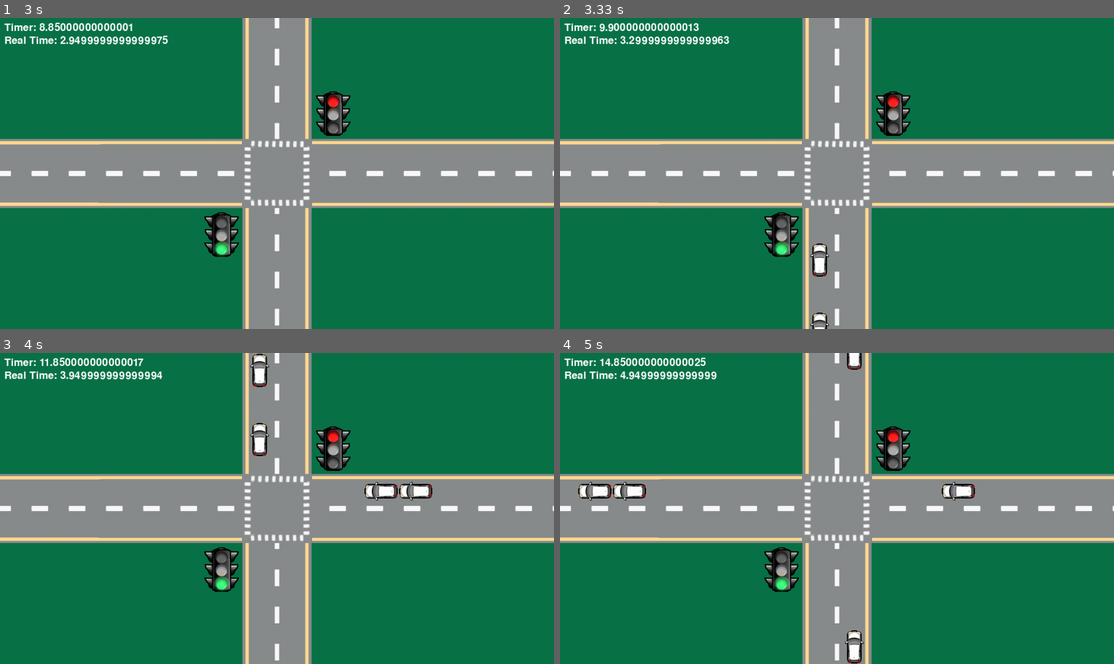
Above: before the commit, frames 1-4 (two rows, left to right).
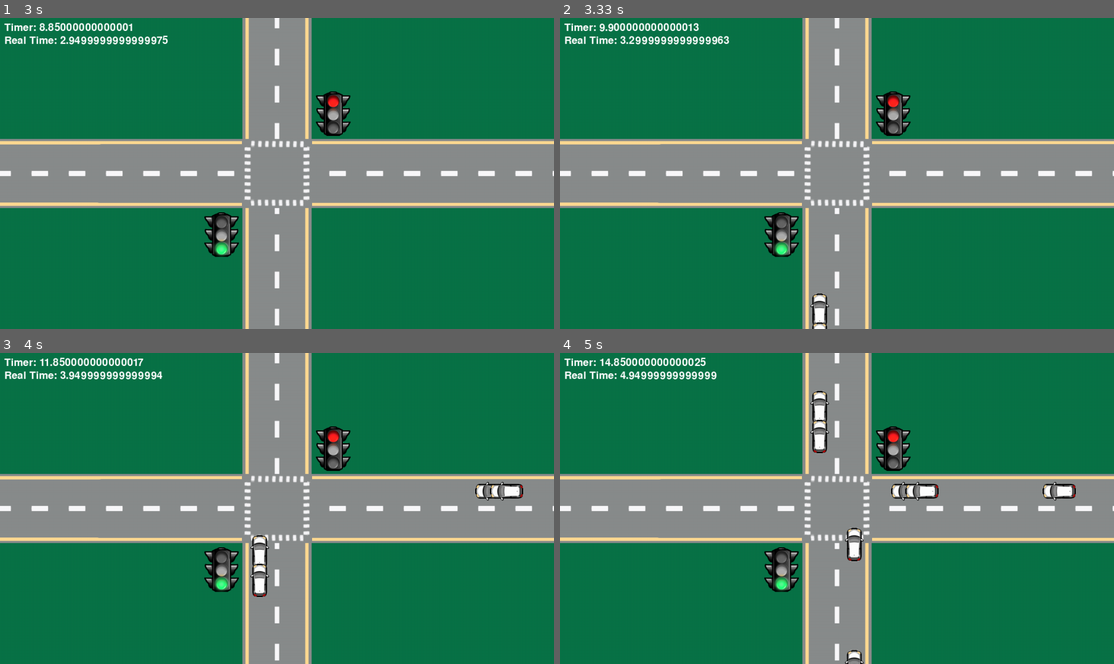
Above: after the commit, the same moments.

Repository: IChaudhry892/csce-4430-project
Game: pygame game, started from pygame-traffic-test/main.py
The game is run twice, just before and just after one commit, with the same random seed, the same clock (stepped at 60 frames per second) and the same inputs.
Inputs:
- Up to frame 1 (3 s): no input
- Up to frame 2 (3.33 s): no input
- Up to frame 3 (4 s): no input
- Up to frame 4 (5 s): no input

Frame 1 is identical in both runs. In frame 2, 0.5% of the frame differs, in the area x 45-49%, y 72-100%; in frame 3, 1.8%; in frame 4, 2.5%, in the area x 3-94%, y 0-100%.

Commit message:
Update Scenario.py, ScenarioHandler.py, SimulationConfig.py, and Vehicle.py
Update Scenario, ScenarioHandler, SimulationConfig, and Vehicle to correctly convert 40 km/h to ~16.66 px/frame and add 1 m = 10 px scale constant.

Diff:
--- a/pygame-traffic-test/SimulationToolbox/Scenario.py
+++ b/pygame-traffic-test/SimulationToolbox/Scenario.py
@@ -26,10 +26,10 @@
         lane_id = random.choice(["left_lane", "right_lane"])
         if road_id == "vertical_road":
             img = self.images['car_north']
-            self.addComponent(Vehicle(SimulationGraphicConfig.VEHICLE_HEIGHT, SimulationGraphicConfig.VEHICLE_WIDTH, SimulationConfig.VEHICLE_VELOCITY, img, road_id, lane_id))
+            self.addComponent(Vehicle(SimulationGraphicConfig.VEHICLE_HEIGHT, SimulationGraphicConfig.VEHICLE_WIDTH, SimulationConfig.VEHICLE_VELOCITY_MPS, img, road_id, lane_id))
         else:
             img = self.images['car_west']
-            self.addComponent(Vehicle(SimulationGraphicConfig.VEHICLE_WIDTH, SimulationGraphicConfig.VEHICLE_HEIGHT, SimulationConfig.VEHICLE_VELOCITY, img, road_id, lane_id))
+            self.addComponent(Vehicle(SimulationGraphicConfig.VEHICLE_WIDTH, SimulationGraphicConfig.VEHICLE_HEIGHT, SimulationConfig.VEHICLE_VELOCITY_MPS, img, road_id, lane_id))
 
     def buildScenario(self):
         """Abstract method to be implemented by subclass (probably Main)""" # nvm, using it in scnearioHandler right now
--- a/pygame-traffic-test/SimulationToolbox/ScenarioHandler.py
+++ b/pygame-traffic-test/SimulationToolbox/ScenarioHandler.py
@@ -44,7 +44,8 @@
             # Timing control
             real_time_per_frame = self.clock.tick(self.fps) / 1000.0
             self.real_time += real_time_per_frame
-            self.timer += real_time_per_frame * self.speed_factor
+            virtual_time_per_frame = real_time_per_frame * self.speed_factor
+            self.timer += virtual_time_per_frame
             if self.real_time >= self.stop_real_time:
                 self.running = False
 
@@ -59,7 +60,7 @@
 
             # Update simulatable components (just vehicles for now)
             for simulatable in self.scenario.getSimulatables()[:]:
-                simulatable.simulate()
+                simulatable.simulate(virtual_time_per_frame)
                 if simulatable.is_off_screen():
                     self.scenario.removeComponent(simulatable)
 
--- a/pygame-traffic-test/SimulationToolbox/SimulationConfig.py
+++ b/pygame-traffic-test/SimulationToolbox/SimulationConfig.py
@@ -1,5 +1,7 @@
 class SimulationConfig:
-    VEHICLE_VELOCITY = 40
+    # VEHICLE_VELOCITY = 40
+    VEHICLE_VELOCITY_MPS = 11.11    # 40 km/h = 11.11 m/s
+    PIXELS_PER_METER = 10   # 10 pixels = 1 meter, 0.1 meter = 10 pixels
 
     FPS = 20                # Frames per second
     SPEED_FACTOR = 3.0      # Simulation runs 3x faster than real time
--- a/pygame-traffic-test/Vehicle/Vehicle.py
+++ b/pygame-traffic-test/Vehicle/Vehicle.py
@@ -1,22 +1,24 @@
 from Animation.Animatable import Animatable
 from SimulationToolbox.Simulatable import Simulatable
 from Graphics.SimulationGraphicConfig import SimulationGraphicConfig
+from SimulationToolbox.SimulationConfig import SimulationConfig
 
 class Vehicle(Animatable, Simulatable):
     def __init__(self, width, height, velocity, image, road_id, lane_id):
         self.width = width
         self.height = height
-        self.velocity = velocity
+        self.velocity = velocity # 11.11 m/s
         self.image = image
         self.road_id = road_id
         self.lane_id = lane_id
         self.x, self.y = SimulationGraphicConfig.LANE_STARTING_POSITIONS[f"{road_id}_{lane_id}"]
 
     def move(self):
+        distance_pixels = self.velocity * self.delta_time * SimulationConfig.PIXELS_PER_METER # 16.665 pixels per frame at 20 FPS
         if self.road_id == "vertical_road":
-            self.y -= self.velocity
+            self.y -= distance_pixels
         elif self.road_id == "horizontal_road":
-            self.x -= self.velocity
+            self.x -= distance_pixels
 
     def draw(self, screen):
         screen.blit(self.image, (self.x, self.y))
@@ -24,6 +26,7 @@
     def is_off_screen(self):
         return self.x < 0 - self.width or self.y < 0 - self.width
 
-    def simulate(self):
+    def simulate(self, delta_time):
         # All a vehicle does is move right now
+        self.delta_time = delta_time
         self.move()
